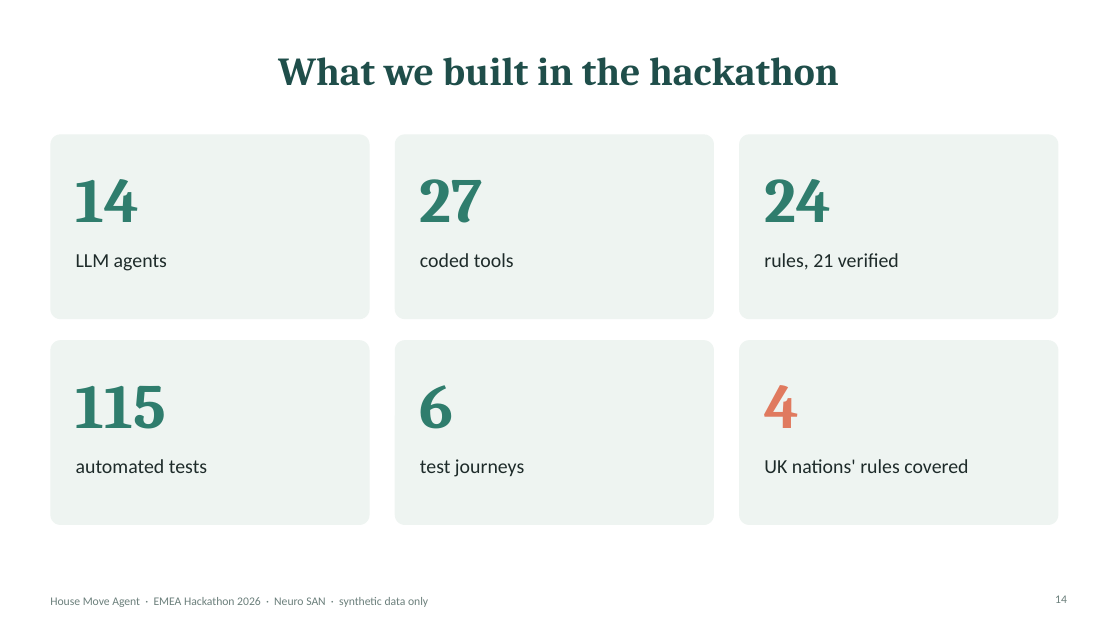
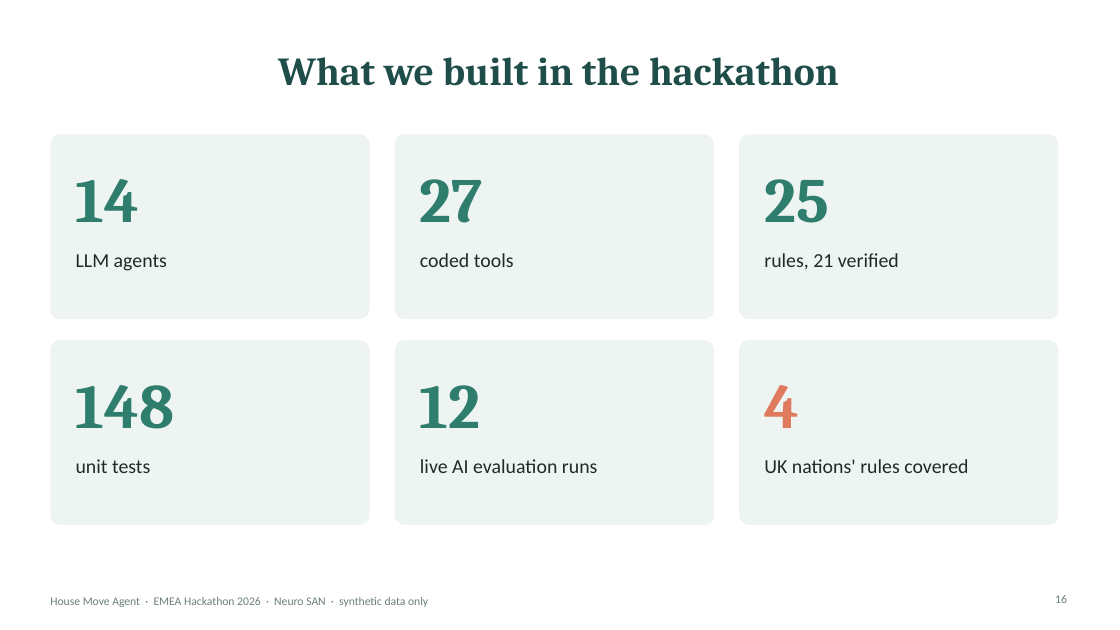
Before and after one commit to varadarajp/neuro-san-house-move, a slide deck: slide 16 of House_Move_Agent.pptx (slide 14 before the commit). Drawn at 1120x630 pixels with LibreOffice and Linux fonts; fonts in the diff are those of the drawing. Boxes give left, top, right and bottom in pixels: in the first picture for what was removed or moved away, otherwise in the second. Text is boxed around its words. In the diff, an @@ line names an element or a change of style, - is before the commit and + after.

```diff
--- a/House_Move_Agent.pptx
+++ b/House_Move_Agent.pptx
@@ text at bbox=[764, 179, 829, 223]: text changed @@
-24
+25
@@ text at bbox=[76, 385, 175, 429]: text changed @@
-115
+148
@@ text at bbox=[420, 385, 481, 428]: text changed @@
-6
+12
@@ text at bbox=[76, 459, 150, 473]: text changed @@
-automated tests
+unit tests
@@ text at bbox=[420, 459, 598, 473]: text changed @@
-test journeys
+live AI evaluation runs
```
Also in this commit, not shown: 8 other slides changed, 2 slides added.
